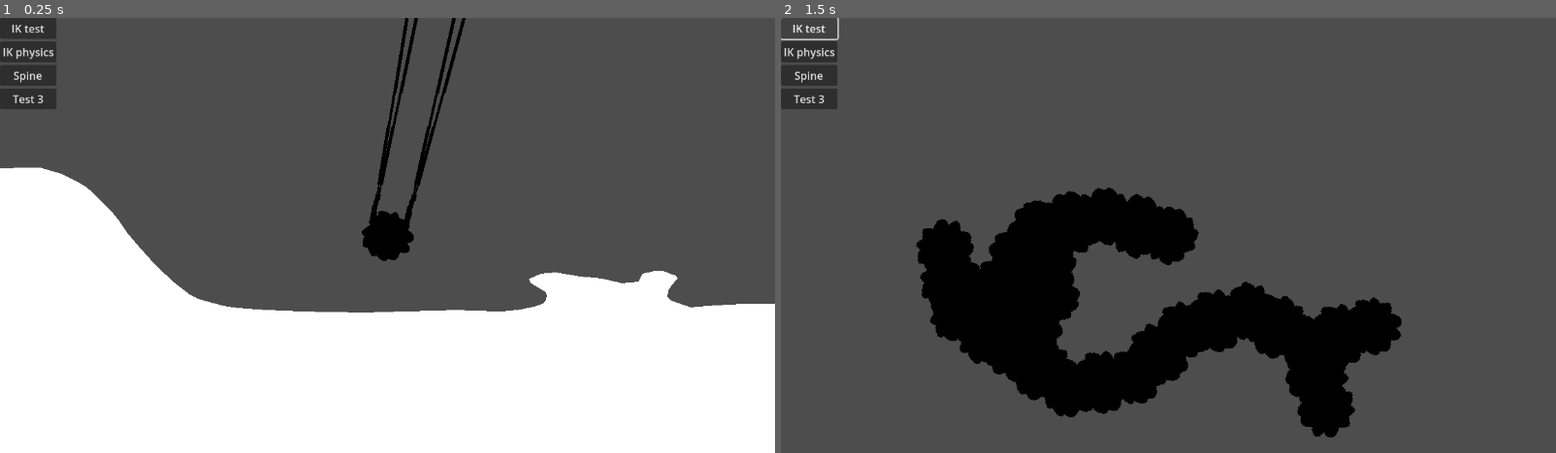
Above: before the commit, frames 1-2 (left to right).
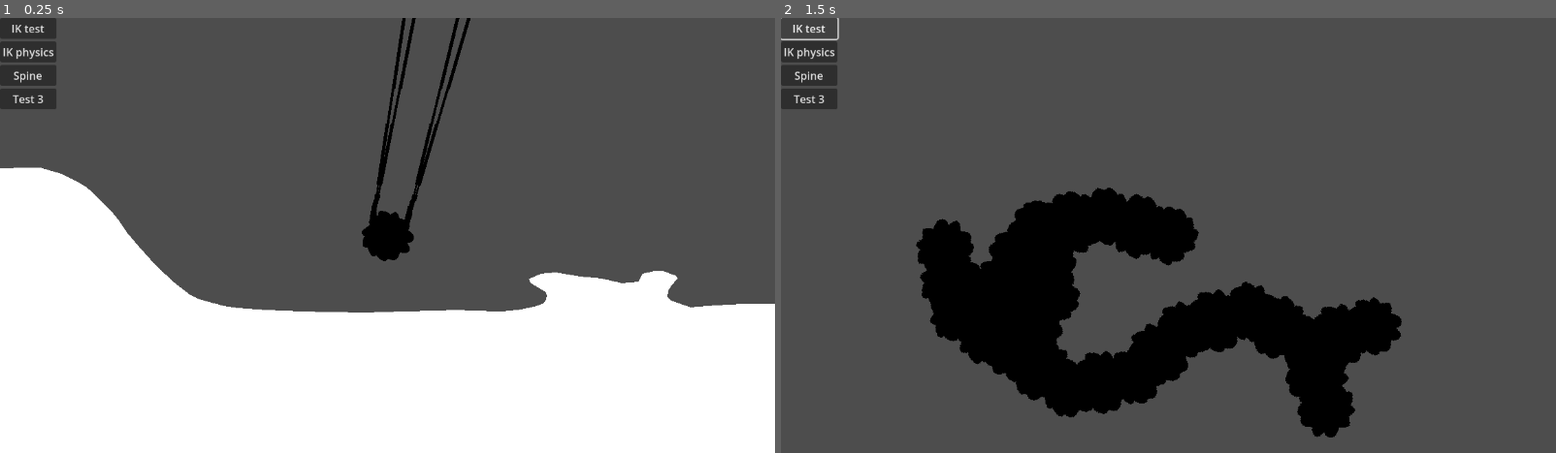
Above: after the commit, the same moments.

Repository: p4triko/CG-2025-Project-Procedural-Animation
Game: Godot game, scene res://scenes/player_testing.tscn
The game is run twice, just before and just after one commit, with the same random seed, the same clock (stepped at 60 frames per second) and the same inputs. This scene is started directly instead of the project's main scene.
Inputs:
- Up to frame 1 (0.25 s): no input
- Up to frame 2 (1.5 s): click "IK test" at 0.5 s; click "IK test" at 1.25 s

The runs differ from the first frame. In frame 1, 0.9% of the frame differs, in the area x 47-61%, y 0-47%; in frame 2, nothing differs.

Commit message:
Better horizontal movement

Diff:
--- a/objects/Player/player.gd
+++ b/objects/Player/player.gd
@@ -2,41 +2,41 @@
 
 @export_group("Vertical")
 @export var gravity: float = 1.0
-@export var v_movement_accel: float = 1.0
+@export var v_accel: float = 1.0
 
 @export_group("Horisontal")
-@export var h_accel: float = 5000.0
-@export var max_h_velocity: float = 100000
-@export var h_velocity_drag: float = 0.01
+@export var h_accel: float = 10000.0
+@export var h_deaccel: float = 10000.0
+@export var h_target_velocity: float = 1000
 
 var wanted_floor_distance = 40;
 var wanted_velocity: Vector2
 var is_grounded: bool = false
 var is_touching_wall: bool = false
 
+@onready var leg_right_near_3: SimNode = $SimRoot/LegRightNear1/LegRightNear2/LegRightNear3
+@onready var leg_right_far_3: SimNode = $SimRoot/LegRightFar1/LegRightFar2/LegRightFar3
+@onready var leg_left_far_3: SimNode = $SimRoot/LegLeftFar1/LegLeftFar2/LegLeftFar3
+@onready var leg_left_near_3: SimNode = $SimRoot/LegLeftNear1/LegLeftNear2/LegLeftNear3
+var legs: Array[SimNode]
+
+func _ready() -> void:
+	legs = [leg_right_near_3, leg_right_far_3, leg_left_near_3, leg_left_far_3]
+
 func _process(delta: float) -> void:
 	var input_axis = Input.get_vector("game_left", "game_right", "game_up", "game_down")
 
-	# Apply drag
-	velocity.x = lerp(velocity.x, 0.0, h_velocity_drag)
-
-	# Create temporary vewanted velocity
-	wanted_velocity = velocity
-
 	# Vertical velocity
 	if abs(input_axis.y) > 0.5:
-		wanted_floor_distance += input_axis.y * v_movement_accel * delta
+		wanted_floor_distance += input_axis.y * v_accel * delta
 
 	# Horizontal velocity
-	wanted_velocity.x += input_axis.x * h_accel * delta
+	wanted_velocity.x = input_axis.x * h_target_velocity
+	var velocity_diff: float = wanted_velocity.x - velocity.x
+	var is_speeding_up: bool = abs(wanted_velocity.x) > abs(velocity.x)
+	velocity.x += sign(velocity_diff) * delta * (h_accel if is_speeding_up else h_deaccel)
+	if -sign(velocity_diff) == sign(wanted_velocity.x - velocity.x):
+		velocity.x = wanted_velocity.x
+	move_and_slide()
 
-	# Applying wanted_velocity to the actual velocity
-	var player_is_too_fast: bool = abs(wanted_velocity.x) > max_h_velocity
-	var player_was_too_fast: bool = abs(velocity.x) > max_h_velocity
-	var player_is_slowing_down: bool = abs(wanted_velocity.x) <= abs(velocity.x)
-	if !player_is_too_fast || player_is_slowing_down:
-		velocity.x = wanted_velocity.x
-	if player_is_too_fast && !player_was_too_fast:
-		velocity.x = sign(wanted_velocity.x) * max_h_velocity
-
-	move_and_slide()
+	var predicted_position = global_position + velocity
--- a/objects/Player/player.tscn
+++ b/objects/Player/player.tscn
@@ -41,7 +41,7 @@
 
 [node name="LegRightNear2" type="Node2D" parent="SimRoot/LegRightNear1"]
 top_level = true
-position = Vector2(83.00162, 27.052038)
+position = Vector2(88.32738, -9.254392)
 script = ExtResource("4_sp50d")
 distance_range = Vector2(64, 64)
 allowed_angle_polarity = 1
@@ -51,7 +51,7 @@
 
 [node name="LegRightNear3" type="Node2D" parent="SimRoot/LegRightNear1/LegRightNear2"]
 top_level = true
-position = Vector2(33, 67)
+position = Vector2(50, 42)
 script = ExtResource("4_sp50d")
 is_anchored = true
 distance_range = Vector2(64, 64)
@@ -60,7 +60,7 @@
 metadata/_custom_type_script = "uid://dftxhty2hpwup"
 
 [node name="LegRightFar1" type="Node2D" parent="SimRoot"]
-position = Vector2(-25, 0)
+position = Vector2(25, 0)
 script = ExtResource("4_sp50d")
 is_anchored = true
 is_top_level = false
@@ -70,17 +70,17 @@
 
 [node name="LegRightFar2" type="Node2D" parent="SimRoot/LegRightFar1"]
 top_level = true
-position = Vector2(-81.51827, 30.028069)
+position = Vector2(85.10222, -21.993708)
 script = ExtResource("4_sp50d")
 distance_range = Vector2(64, 64)
-allowed_angle_polarity = 2
+allowed_angle_polarity = 1
 bone_texture = SubResource("AtlasTexture_8e3mr")
 bone_texture_y_scale = 1.26
 metadata/_custom_type_script = "uid://dftxhty2hpwup"
 
 [node name="LegRightFar3" type="Node2D" parent="SimRoot/LegRightFar1/LegRightFar2"]
 top_level = true
-position = Vector2(-30, 68)
+position = Vector2(86, 42)
 script = ExtResource("4_sp50d")
 is_anchored = true
 distance_range = Vector2(64, 64)
@@ -89,7 +89,7 @@
 metadata/_custom_type_script = "uid://dftxhty2hpwup"
 
 [node name="LegLeftFar1" type="Node2D" parent="SimRoot"]
-position = Vector2(25, 0)
+position = Vector2(-25, 0)
 script = ExtResource("4_sp50d")
 is_anchored = true
 is_top_level = false
@@ -99,17 +99,17 @@
 
 [node name="LegLeftFar2" type="Node2D" parent="SimRoot/LegLeftFar1"]
 top_level = true
-position = Vector2(88.03047, 11.097748)
+position = Vector2(-87.91051, -11.758756)
 script = ExtResource("4_sp50d")
 distance_range = Vector2(64, 64)
-allowed_angle_polarity = 1
+allowed_angle_polarity = 2
 bone_texture = SubResource("AtlasTexture_8e3mr")
 bone_texture_y_scale = 1.26
 metadata/_custom_type_script = "uid://dftxhty2hpwup"
 
 [node name="LegLeftFar3" type="Node2D" parent="SimRoot/LegLeftFar1/LegLeftFar2"]
 top_level = true
-position = Vector2(63, 70)
+position = Vector2(-65, 48)
 script = ExtResource("4_sp50d")
 is_anchored = true
 distance_range = Vector2(64, 64)
@@ -128,7 +128,7 @@
 
 [node name="LegLeftNear2" type="Node2D" parent="SimRoot/LegLeftNear1"]
 top_level = true
-position = Vector2(-88.05214, 10.973934)
+position = Vector2(-87.70903, 12.789729)
 script = ExtResource("4_sp50d")
 distance_range = Vector2(64, 64)
 allowed_angle_polarity = 2
@@ -138,7 +138,7 @@
 
 [node name="LegLeftNear3" type="Node2D" parent="SimRoot/LegLeftNear1/LegLeftNear2"]
 top_level = true
-position = Vector2(-59, 68)
+position = Vector2(-33, 46)
 script = ExtResource("4_sp50d")
 is_anchored = true
 distance_range = Vector2(64, 64)
